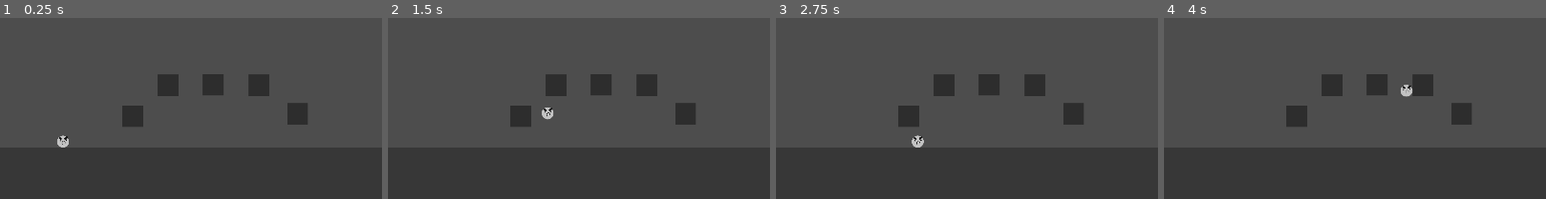
Above: before the commit, frames 1-4 (left to right).
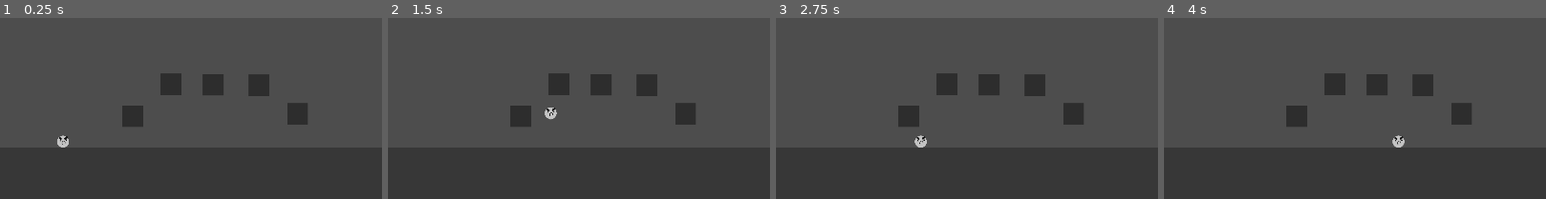
Above: after the commit, the same moments.

Repository: psmclancy/SimplePlatformer
Game: Godot game, scene res://Source/Levels/level_01.tscn
Two runs of this game, one before a commit and one after it. Both use one fixed random seed, a clock stepped at 60 frames per second and the inputs below.
Inputs:
- Up to frame 1 (0.25 s): no input
- Up to frame 2 (1.5 s): tap Enter at 0.5 s; hold D (move_right) from 0.53 s (still down); tap W (jump) at 0.77 s; tap Space at 1.25 s
- Up to frame 3 (2.75 s): tap W (jump) at 1.52 s; release D (move_right) at 2.03 s; hold A (move_left) from 2.03 s (still down)
- Up to frame 4 (4 s): release A (move_left) at 2.78 s; hold D (move_right) from 2.78 s (still down); tap W (jump) at 3.02, 3.77 s
The pictures show only the part of the screen within x 35-85%, y 41-91%; the shares and areas given below are measured in that part.

The runs differ from the first frame. In frame 1, 0.2% of the frame differs, in the area x 41-48%, y 30-44%; in frame 2, 0.4%; in frame 3, 0.4%; in frame 4, 0.6%, in the area x 41-65%, y 30-72%.

Commit message:
Fixing level organization

Diff:
--- a/Source/Levels/level_01.tscn
+++ b/Source/Levels/level_01.tscn
@@ -12,7 +12,6 @@
 
 [node name="Player" parent="." instance=ExtResource("1_y87wq")]
 position = Vector2(826, 815)
-JUMP_VELOCITY = -800.0
 
 [node name="Environment" type="Node2D" parent="."]
 
@@ -29,53 +28,55 @@
 scale = Vector2(2854, 257)
 mesh = SubResource("QuadMesh_lqlti")
 
-[node name="Simple Block" parent="." instance=ExtResource("2_rf7cg")]
+[node name="Blocks" type="Node2D" parent="Environment"]
+
+[node name="Simple Block" parent="Environment/Blocks" instance=ExtResource("2_rf7cg")]
 position = Vector2(1001, 785)
 
-[node name="Simple Block2" parent="." instance=ExtResource("2_rf7cg")]
-position = Vector2(1090, 707)
+[node name="Simple Block2" parent="Environment/Blocks" instance=ExtResource("2_rf7cg")]
+position = Vector2(1097, 705)
 
-[node name="Simple Block3" parent="." instance=ExtResource("2_rf7cg")]
+[node name="Simple Block3" parent="Environment/Blocks" instance=ExtResource("2_rf7cg")]
 position = Vector2(1203, 706)
 
-[node name="Simple Block4" parent="." instance=ExtResource("2_rf7cg")]
+[node name="Simple Block4" parent="Environment/Blocks" instance=ExtResource("2_rf7cg")]
 position = Vector2(567, 782)
 
-[node name="Simple Block5" parent="." instance=ExtResource("2_rf7cg")]
+[node name="Simple Block5" parent="Environment/Blocks" instance=ExtResource("2_rf7cg")]
 position = Vector2(627, 676)
 
-[node name="Simple Block9" parent="." instance=ExtResource("2_rf7cg")]
+[node name="Simple Block9" parent="Environment/Blocks" instance=ExtResource("2_rf7cg")]
 position = Vector2(455, 468)
 
-[node name="Simple Block10" parent="." instance=ExtResource("2_rf7cg")]
+[node name="Simple Block10" parent="Environment/Blocks" instance=ExtResource("2_rf7cg")]
 position = Vector2(334, 400)
 
-[node name="Simple Block11" parent="." instance=ExtResource("2_rf7cg")]
+[node name="Simple Block11" parent="Environment/Blocks" instance=ExtResource("2_rf7cg")]
 position = Vector2(560, 404)
 
-[node name="Simple Block12" parent="." instance=ExtResource("2_rf7cg")]
+[node name="Simple Block12" parent="Environment/Blocks" instance=ExtResource("2_rf7cg")]
 position = Vector2(656, 300)
 
-[node name="Simple Block13" parent="." instance=ExtResource("2_rf7cg")]
+[node name="Simple Block13" parent="Environment/Blocks" instance=ExtResource("2_rf7cg")]
 position = Vector2(741, 215)
 
-[node name="Simple Block14" parent="." instance=ExtResource("2_rf7cg")]
+[node name="Simple Block14" parent="Environment/Blocks" instance=ExtResource("2_rf7cg")]
 position = Vector2(835, 213)
 
-[node name="Simple Block15" parent="." instance=ExtResource("2_rf7cg")]
+[node name="Simple Block15" parent="Environment/Blocks" instance=ExtResource("2_rf7cg")]
 position = Vector2(1018, 215)
 
-[node name="Simple Block16" parent="." instance=ExtResource("2_rf7cg")]
+[node name="Simple Block16" parent="Environment/Blocks" instance=ExtResource("2_rf7cg")]
 position = Vector2(1173, 211)
 
-[node name="Simple Block17" parent="." instance=ExtResource("2_rf7cg")]
+[node name="Simple Block17" parent="Environment/Blocks" instance=ExtResource("2_rf7cg")]
 position = Vector2(1173, 211)
 
-[node name="Simple Block6" parent="." instance=ExtResource("2_rf7cg")]
+[node name="Simple Block6" parent="Environment/Blocks" instance=ExtResource("2_rf7cg")]
 position = Vector2(563, 564)
 
-[node name="Simple Block7" parent="." instance=ExtResource("2_rf7cg")]
+[node name="Simple Block7" parent="Environment/Blocks" instance=ExtResource("2_rf7cg")]
 position = Vector2(1318, 707)
 
-[node name="Simple Block8" parent="." instance=ExtResource("2_rf7cg")]
+[node name="Simple Block8" parent="Environment/Blocks" instance=ExtResource("2_rf7cg")]
 position = Vector2(1415, 779)
